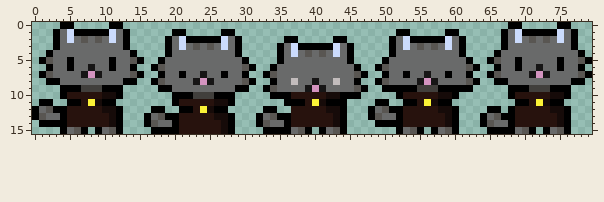
A sprite sheet gets an edit: res/com/retronova/res/objects/player/player_cinzento_idle.png. Above is the file before it was changed.
The file is 80x16 pixels.
Now the later version:
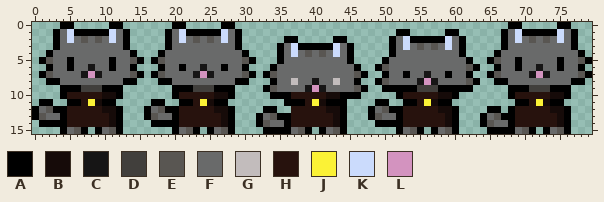
Palette (. is transparent): A #000000  B #160b09  C #161515  D #413f3c  E #595652  F #696a6a  G #c2bcbc  H #27120d  J #fbf236  K #cbdbfc  L #d393bf
Change:
{"y":0,"x":20,"old":"..","new":"AA"}
{"y":0,"x":27,"old":"..","new":"AA"}
{"y":1,"x":19,"old":".AA.....AA.","new":"AFKAAAAAKFA"}
{"y":2,"x":22,"old":"AAAAA","new":"FEFEF"}
{"y":3,"x":21,"old":"K","new":"F"}
{"y":3,"x":23,"old":"E","new":"F"}
{"y":3,"x":25,"old":"E","new":"F"}
{"y":3,"x":27,"old":"K","new":"F"}
{"y":4,"x":18,"old":".A","new":"AF"}
{"y":4,"x":29,"old":"A.","new":"FA"}
{"y":5,"x":17,"old":".A","new":"AE"}
{"y":5,"x":30,"old":"A.","new":"EA"}
{"y":6,"x":17,"old":"AE","new":".A"}
{"y":6,"x":21,"old":"F","new":"A"}
{"y":6,"x":24,"old":"F","new":"C"}
{"y":6,"x":27,"old":"F","new":"A"}
{"y":6,"x":30,"old":"EA","new":"A."}
{"y":7,"x":17,"old":".A","new":"AE"}
{"y":7,"x":21,"old":"A","new":"F"}
{"y":7,"x":23,"old":"FCF","new":"CLC"}
{"y":7,"x":27,"old":"A","new":"F"}
{"y":7,"x":30,"old":"A.","new":"EA"}
{"y":8,"x":17,"old":"AEF","new":".AA"}
{"y":8,"x":23,"old":"CLC","new":"FFF"}
{"y":8,"x":29,"old":"FEA","new":"AA."}
{"y":9,"x":18,"old":"AAFFFFFFFFFAA","new":"..AAADDDAAA.."}
{"y":10,"x":21,"old":"AADDDAA","new":"HHHHHBB"}
{"y":11,"x":17,"old":"..","new":"AA"}
{"y":11,"x":20,"old":"AHH","new":".AA"}
{"y":11,"x":24,"old":"HHBBA","new":"JBAA."}
{"y":12,"x":16,"old":".AA..AA","new":"AFEAAHH"}
{"y":12,"x":24,"old":"JBAA.","new":"HHBBA"}
{"y":13,"x":17,"old":"FEA","new":"EFF"}
{"y":13,"x":26,"old":"B","new":"H"}
{"y":14,"x":16,"old":"AEFF","new":".AAA"}
{"y":15,"x":17,"old":"AAA","new":"..."}
{"y":15,"x":21,"old":"HHHHHHB","new":"FEA.AFE"}
{"label":"changed","picture_box":[144,22,256,134]}
